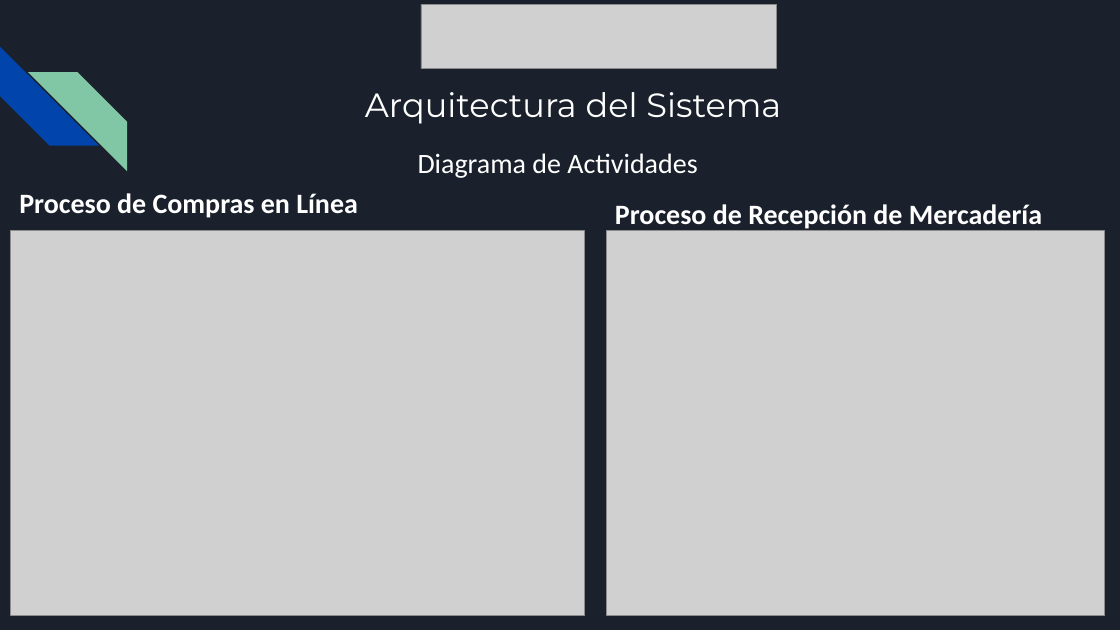
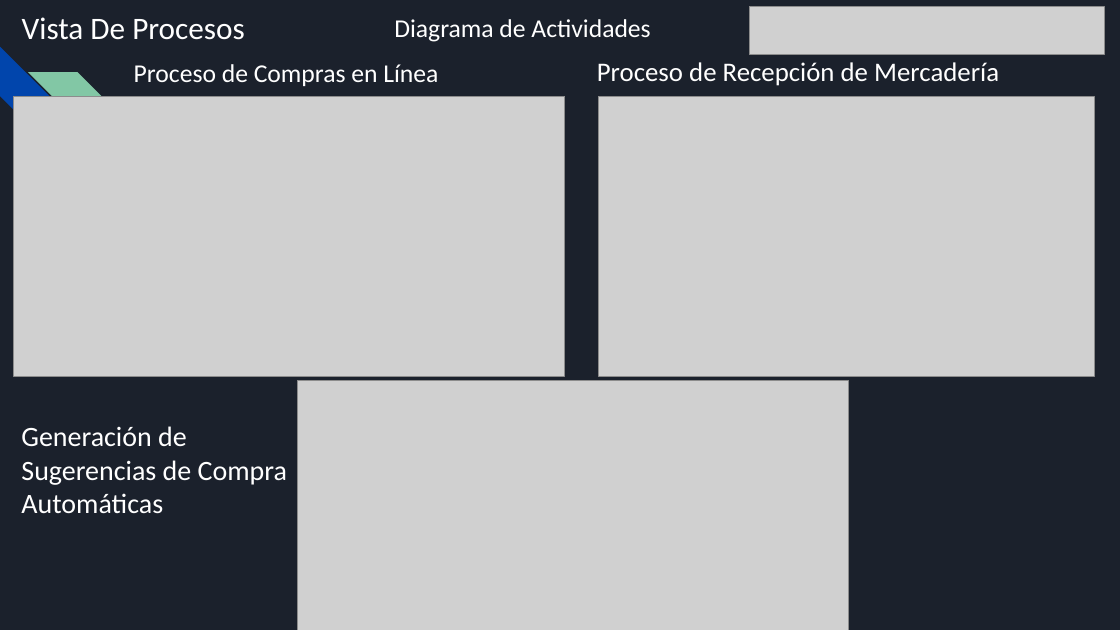
Before and after one commit to Adonias99/Capstone-Grupo-3, a slide deck: slide 11 of Grupo 3/Fase 2/Evidencias Grupales/Estructura Presentación 2-Capstone.pptx. Drawn at 1120x630 pixels with LibreOffice and Linux fonts; fonts in the diff are those of the drawing; grey boxes stand for pictures. Boxes give left, top, right and bottom in pixels: in the first picture for what was removed or moved away, otherwise in the second. Text is boxed around its words. In the diff, an @@ line names an element or a change of style, - is before the commit and + after.

```diff
--- a/Grupo 3/Fase 2/Evidencias Grupales/Estructura Presentación 2-Capstone.pptx
+++ b/Grupo 3/Fase 2/Evidencias Grupales/Estructura Presentación 2-Capstone.pptx
@@ title added at (22, 17, 245, 40), 26.8 pt, text #FFFFFF @@
+Vista De Procesos
@@ text "Diagrama de Actividades": place and size @@
-text "Diagrama de Actividades" at (418, 153, 697, 178)
+text "Diagrama de Actividades" at (394, 19, 650, 42)
@@ text "Diagrama de Actividades" at (394, 19, 650, 42): size 24 to 22 pt @@
@@ picture: place and size @@
-picture at (421, 4, 776, 68)
+picture at (749, 6, 1105, 54)
@@ text "Proceso de Compras en Línea": place and size @@
-text "Proceso de Compras en Línea" at (19, 193, 358, 218)
+text "Proceso de Compras en Línea" at (134, 64, 438, 86)
@@ text "Proceso de Compras en Línea" at (134, 64, 438, 86): size 24 to 22 pt, bold off @@
@@ text "Proceso de Recepción de Mercadería": place and size @@
-text "Proceso de Recepción de Mercadería" at (615, 204, 1042, 231)
+text "Proceso de Recepción de Mercadería" at (597, 62, 999, 86)
@@ text "Proceso de Recepción de Mercadería" at (597, 62, 999, 86): size 24 to 23 pt, bold off @@
@@ picture: place and size @@
-picture at (11, 231, 585, 616)
+picture at (13, 96, 565, 376)
@@ title removed at (365, 92, 781, 124) @@
-Arquitectura del Sistema
@@ picture: place and size @@
-picture at (607, 231, 1105, 616)
+picture at (599, 96, 1095, 376)
@@ picture added at (297, 381, 849, 630) @@
@@ text added at (21, 426, 287, 514), 24 pt, text #FFFFFF @@
+Generación de Sugerencias de Compra Automáticas
```
Also in this commit, not shown: 8 other slides changed, 13 slides added, 8 slides removed, 5 other files.
